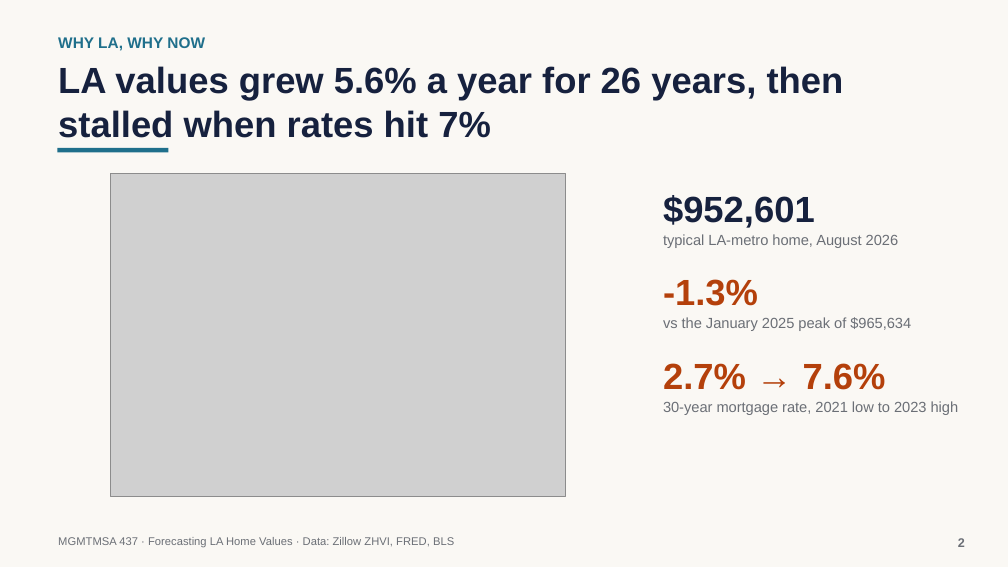
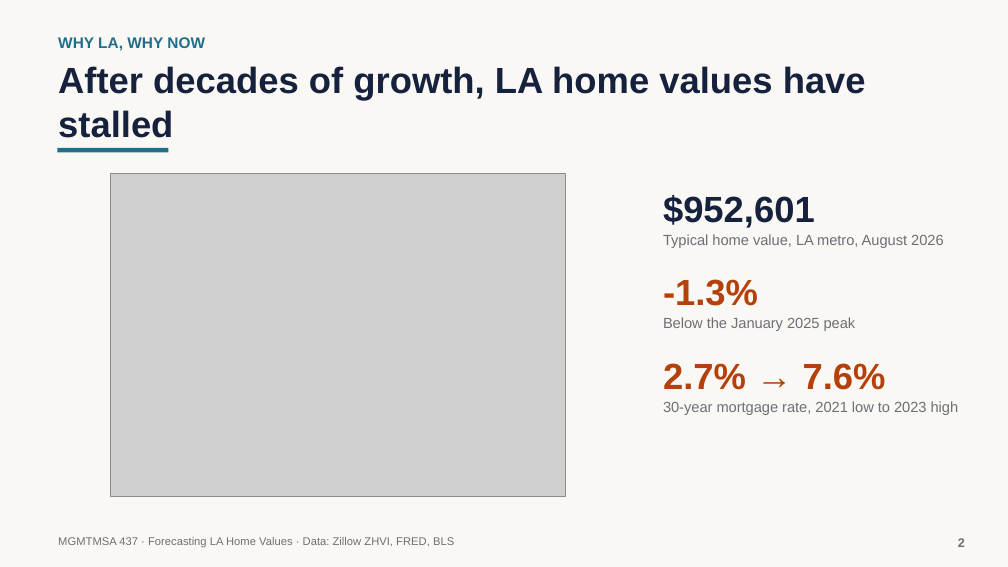
Before and after one commit to neiltd/la-housing-forecast, a slide deck: slide 2 of slides/LA_home_values_slides.pptx. Drawn at 1008x567 pixels with LibreOffice and Linux fonts; fonts in the diff are those of the drawing; grey boxes stand for pictures. Boxes give left, top, right and bottom in pixels: in the first picture for what was removed or moved away, otherwise in the second. Text is boxed around its words. In the diff, an @@ line names an element or a change of style, - is before the commit and + after.

```diff
--- a/slides/LA_home_values_slides.pptx
+++ b/slides/LA_home_values_slides.pptx
@@ text at <box>58,66,866,138</box>: text changed @@
-LA values grew 5.6% a year for 26 years, then stalled when rates hit 7%
+After decades of growth, LA home values have stalled
@@ text at <box>663,234,944,248</box>: text changed @@
-typical LA-metro home, August 2026
+Typical home value, LA metro, August 2026
@@ text at <box>663,317,856,331</box>: text changed @@
-vs the January 2025 peak of $965,634
+Below the January 2025 peak
```
Also in this commit, not shown: 9 other slides changed, 3 other files.
